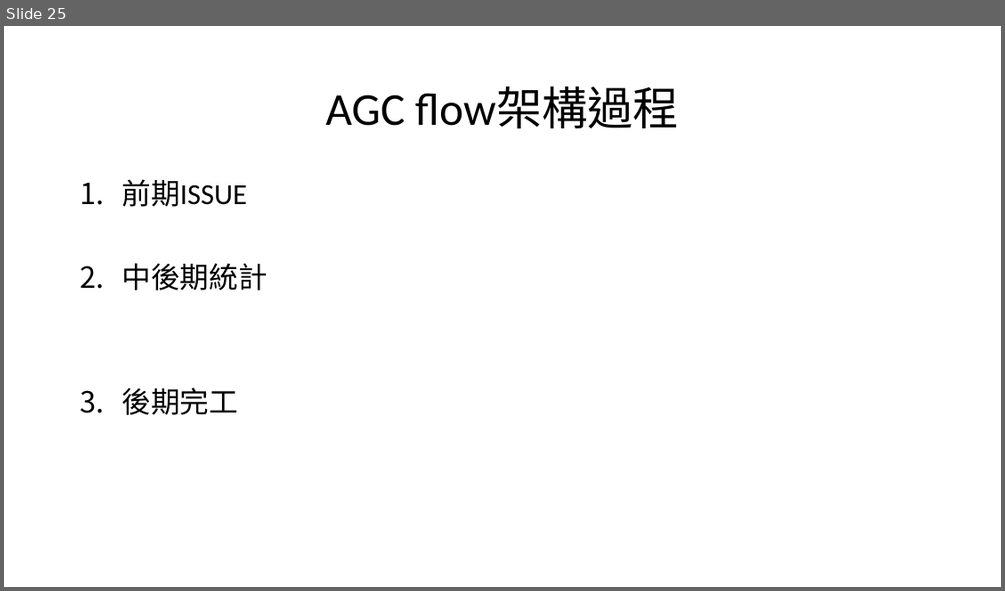
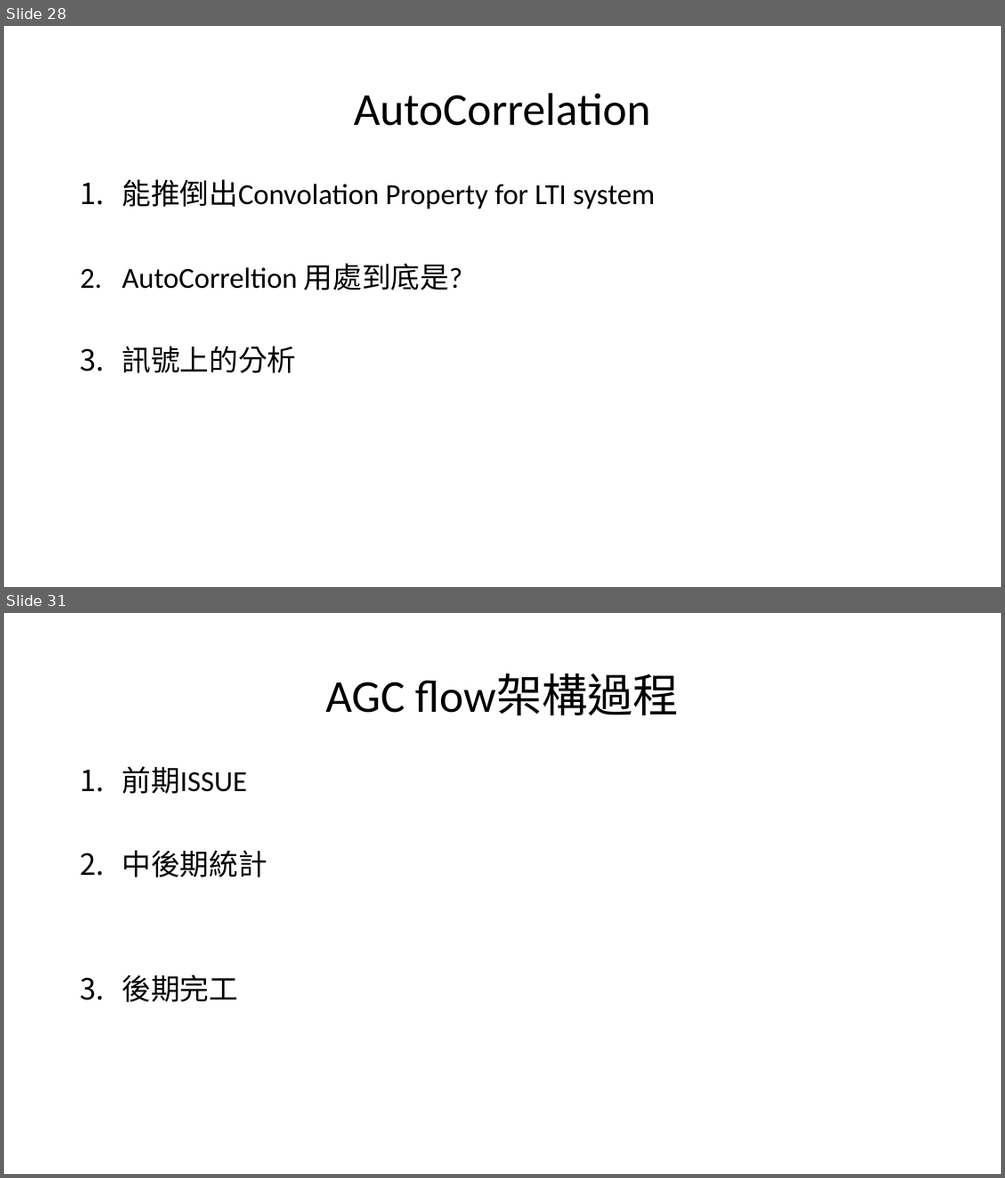
Before and after one commit to a0910281835/Summrary_PDF, a slide deck: Project_Summary_pdf/Project_Summary.pptx. Shown one above the other, each under a label of ours: slide 25 before the commit, slides 28 and 31 after it; the slides between them are not shown. The pictures are 1005x591 and 1005x1178 pixels, drawn with LibreOffice and Linux fonts; fonts in the diff are those of the drawing. Boxes give left, top, right and bottom in pixels: in the first picture for what was removed or moved away, otherwise in the second. Text is boxed around its words. In the diff, an @@ line names an element or a change of style, - is before the commit and + after.

```diff
--- a/Project_Summary_pdf/Project_Summary.pptx
+++ b/Project_Summary_pdf/Project_Summary.pptx
@@ slide 28 added at (4, 26, 1001, 587), background #FFFFFF @@
@@ title added at (354, 93, 651, 126), 44 pt, text #000000 @@
+AutoCorrelation
@@ text added at (122, 179, 655, 373), 28 pt, text #000000 @@
+1. 能推倒出Convolation Property for LTI system
+2. AutoCorreltion 用處到底是?
+3. 訊號上的分析
@@ what was slide 25 is now slide 31 @@
```
Also in this commit, not shown: 4 slides changed, 5 other slides added, 1 other file.
